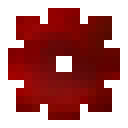
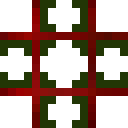
Layers edited between the first and the second 128 x 128 image:
showed "Layer #1" over [0, 0, 128, 128]
showed "Layer #13" over [0, 0, 128, 128]
hid "Layer #10" over [8, 8, 120, 120]
